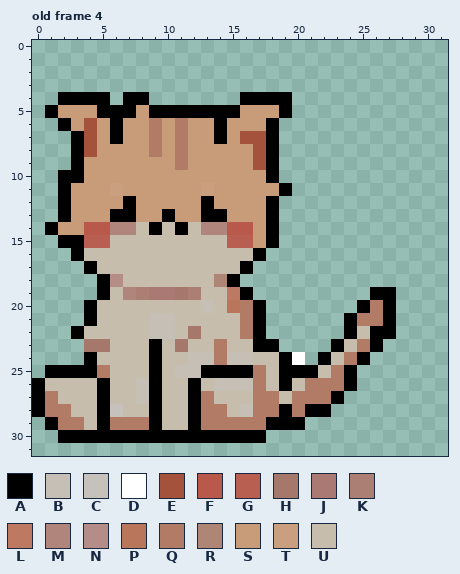
One commit to this animated GIF sprite: public/pet-animations/25.gif. The picture above is the old version.
The file is 32x32 pixels, 4 frames. Colours within 5 levels of each other are drawn and written as one. Shown: old frame 4. The commit also changed other frames, which this record leaves out.
Palette (. is transparent): A #000000  B #c6bfb5  C #c7c1bb  D #ffffff  E #a5523c  F #b8594b  G #b95f51  H #a6786c  J #aa7973  K #ac7f75  L #be7963  M #b0857c  N #b48d89  P #b9765a  Q #b17b66  R #af8576  S #c99c79  T #c99f7f  U #c7bdac
Pixels before, old frame 4, first column x 0:
 4 ..AAAA.AA.......AAAA........
 5 .ASSSAAASAAAAAAASSSA........
 6 ..ASESASSQSQSSASSSA.........
 7 ...AESASSQSQSSASEEA.........
 8 ...AESSSSQSQSSSSSEA.........
 9 ...ASSSSSSSQSSSSSEA.........
10 ..AASSSSSSSSSSSSSSA.........
11 ..ASSSTSSSSSSTSSSSSA........
12 ..ASSSSASSSSSASSSSA.........
13 ..ASSSAASSASSAASSSA.........
14 .ASSFFMMUAUAUMMFFSA.........
15 ..AAGGUUUUUUUUUGGSA.........
16 ...AUUUUUUUUUUUUUA..........
17 ....AUUUUUUUUUUUA...........
18 .....ANUUUUUUURA............
19 .....AUMKJJHKUULA.........AA
20 ....AUUUUUUUUBUPQA.......AQA
21 ....AUUUUBBUUUUUQA......AQQA
22 ...AUUUUUBBUHUUUQA......AUAA
23 ....HHUUUAUHUUQUUAA....AUQA.
24 ....AUUUUAUUBBQBBUUAD.AUQA..
25 .AAAAQUUUAUBBAAAAQUAAAUQA...
26 AUUUUAUUBAUUAUBBBQUAUQQQA...
27 AQUUUAUUBAUUAQUUUQQUQQQA....
28 AQQUUACUUAUUAQQUBQQAQAA.....
29 .AQQUAQQQAUUAQQQQQAAA.......
30 ..AAAAAAAAAAAAAAAA..........
The same view after the edit:
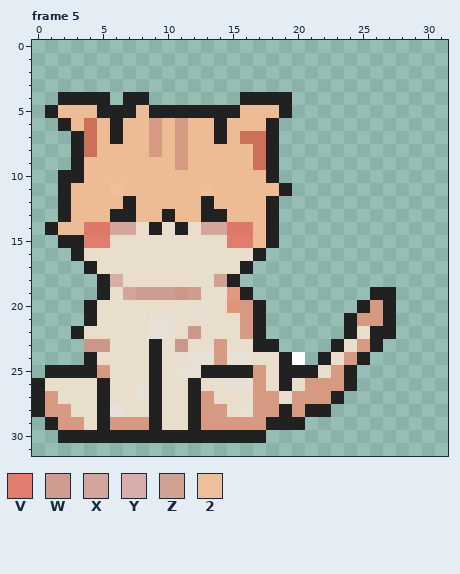
Colours new in this view: V #e07d6e  W #cf9c91  X #d4a59b  Y #d8aca8  Z #d0a291  2 #edbf9c
A new or re-ordered frame is compared with the old frame closest to it.
Edits made:
frames 4 -> 5
colour A: #000000 -> #212121
colour B: #c6bfb5 -> #e7e0d5
colour C: #c7c1bb -> #e8e1db
colour E: #a5523c -> #cc7058
colour F: #b8594b -> #df7768
colour H: #a6786c -> #ca978a
colour L: #be7963 -> #e49880
colour P: #b9765a -> #df9576
colour Q: #b17b66 -> #d69a83
colour S: #c99c79 -> #edbc95
colour U: #c7bdac -> #e8decb
Changed rows in their new state; - is a pixel that keeps its letter.
Frame 5 is new; against old frame 4:
first column x 4:
11 --2------2---
14 --XX-----XX--
15 VV---------VV
18 --Y-------Z--
19 ---XWWW-W----
